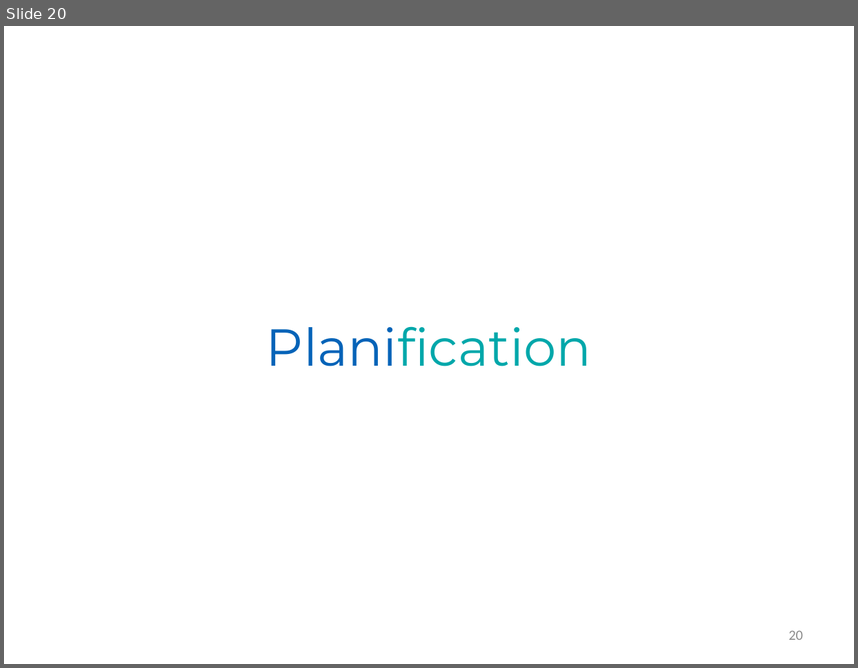
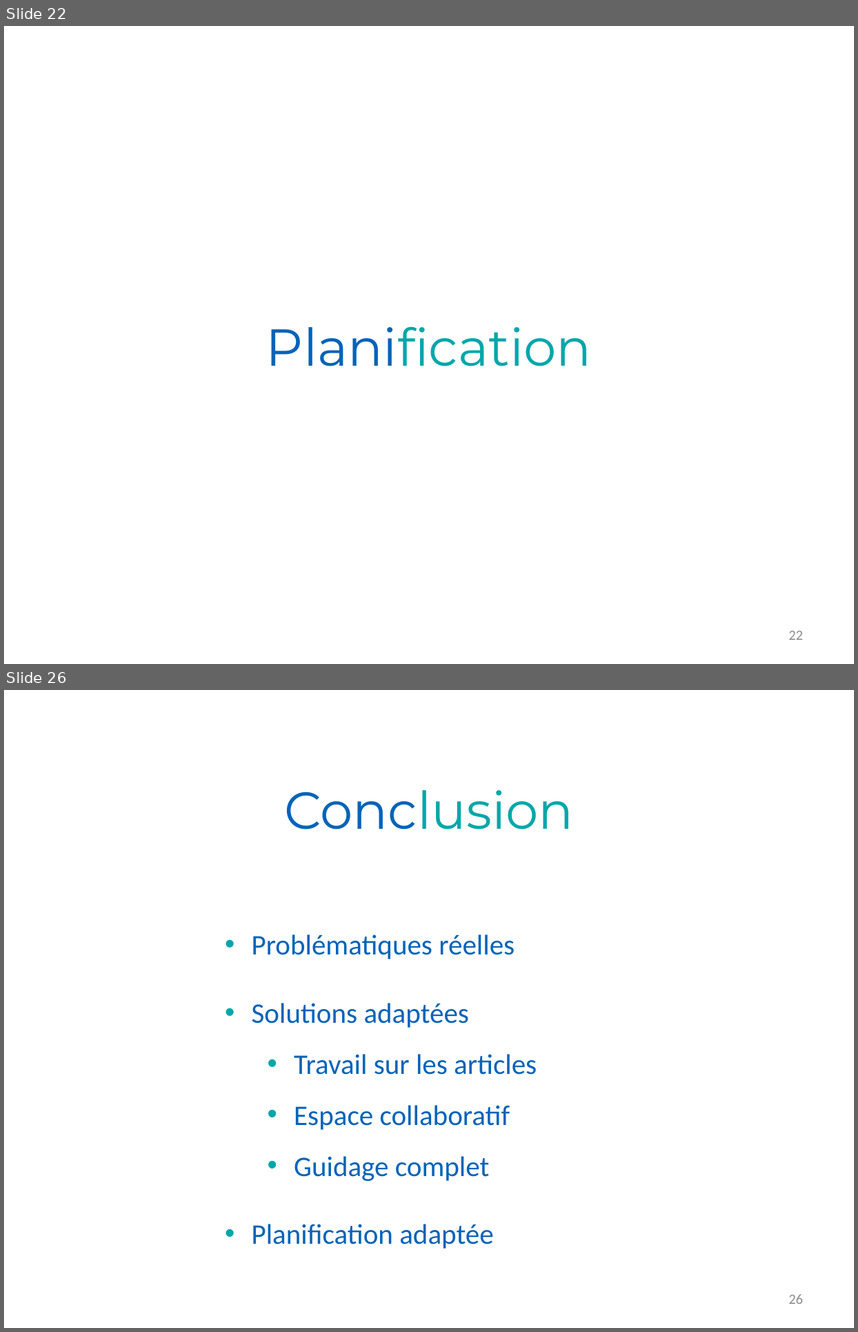
Before and after one commit to Romcol/Gutemberg-rapports, a slide deck: defense/1_project/powerpoint.pptx. Shown one above the other, each under a label of ours: slide 20 before the commit, slides 22 and 26 after it; the slides between them are not shown. The pictures are 858x668 and 858x1332 pixels, drawn with LibreOffice and Linux fonts; fonts in the diff are those of the drawing; background and template pictures are left out. Boxes give left, top, right and bottom in pixels: in the first picture for what was removed or moved away, otherwise in the second. Text is boxed around its words. In the diff, an @@ line names an element or a change of style, - is before the commit and + after.

```diff
--- a/defense/1_project/powerpoint.pptx
+++ b/defense/1_project/powerpoint.pptx
@@ slide 26 added at box(4, 690, 854, 1328), background picture (left out) @@
@@ title added at box(284, 790, 573, 829), 44 pt, text #00A7AA @@
+Conclusion
@@ text added at box(252, 934, 537, 1248), 24 pt, text #0563B8 @@
+• Problématiques réelles
+• Solutions adaptées
+  • Travail sur les articles
+  • Espace collaboratif
+  • Guidage complet
+• Planification adaptée
@@ page number added at box(789, 1294, 803, 1303), 12 pt, text #8C8C8C @@
+26
@@ what was slide 20 is now slide 22 @@
@@ page number at box(789, 630, 803, 639): text changed @@
-20
+22
```
Also in this commit, not shown: 8 slides changed, 6 other slides added, 3 slides removed.
